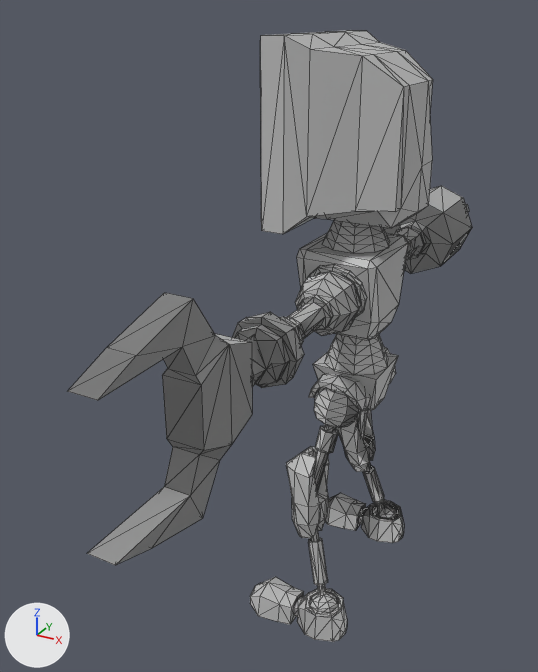
One commit to the FBX model CustomFormat/robot.fbx: the scene before it, then after it.
One viewpoint serves both versions: a 50 mm lens placed at (0.0151, -0.0393, 0.0427), pointed at (-0.0051, -0.0027, 0.0244). Lighting does not change. The marker at lower left points along +X, +Y and +Z. Mesh edges are drawn as thin lines. Where no turn or scale is listed for an object, it has been applied to the vertices. Vertices at the same position are counted once.

The first picture shows 'Robot'.
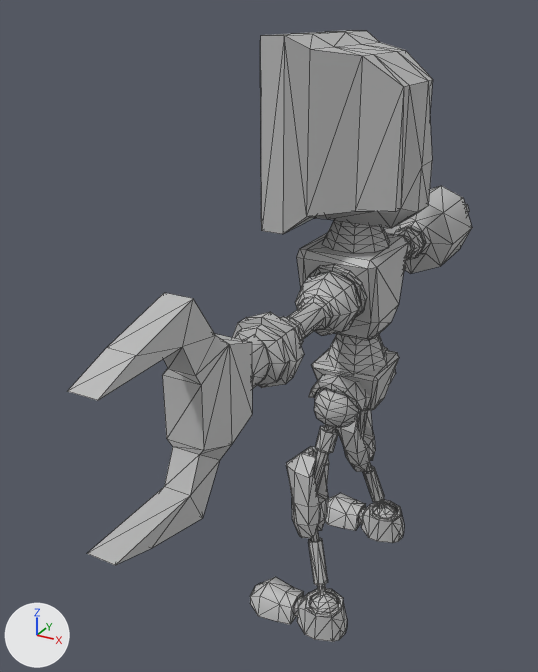
The newer file is also turned or shifted as a whole; pictures and numbers use the older file's frame.

Boxes [x1, y1, x2, y2] around the edits, measured in the pictures (538 x 672 px):
part 1 of me_mesh, built on
    before: [313, 352, 398, 410]
    after: [312, 349, 399, 410]
part 2 of me_mesh, built on
    before: [235, 225, 426, 387]
    after: [235, 225, 426, 389]

The change in detail:
me_mesh is used by ob_robot; location (0.0, 0.0, 0.0).
me_mesh had 1597 vertices, 3070 faces and spanned x -0.0048..0.0031, y -0.0232..0.022, z 0.0062..0.0415.
me_mesh now has 1688 vertices, 3256 faces and spans x -0.0048..0.0031, y -0.0232..0.022, z 0.0062..0.0415.
Part 1, on me_mesh:
4 vertices are removed from x -0.0024..0.0017, y -0.0019..0.002, z 0.0227..0.0228.
14 faces are deleted.
12 vertices are added at x -0.0026..0.0018, y -0.0021..0.0021, z 0.0226..0.0229.
30 new faces join them.
Part 2, on me_mesh:
9 vertices are removed from x -0.0014..-0.0001, y -0.0119..0.0193, z 0.0272..0.0281.
111 faces are deleted.
90 vertices are added at x -0.0021..0.0005, y -0.0119..0.0195, z 0.0265..0.0288.
277 new faces join them.
